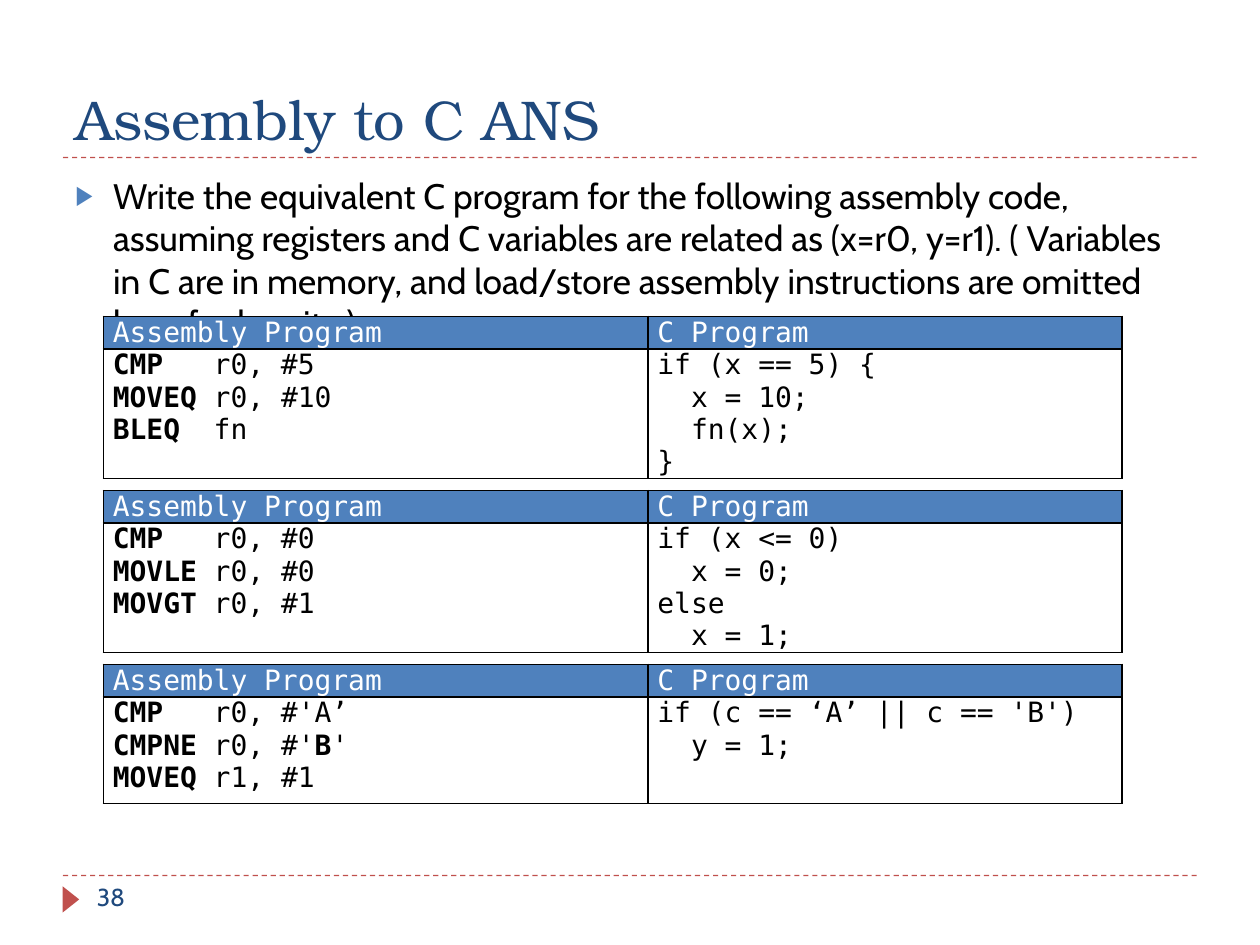
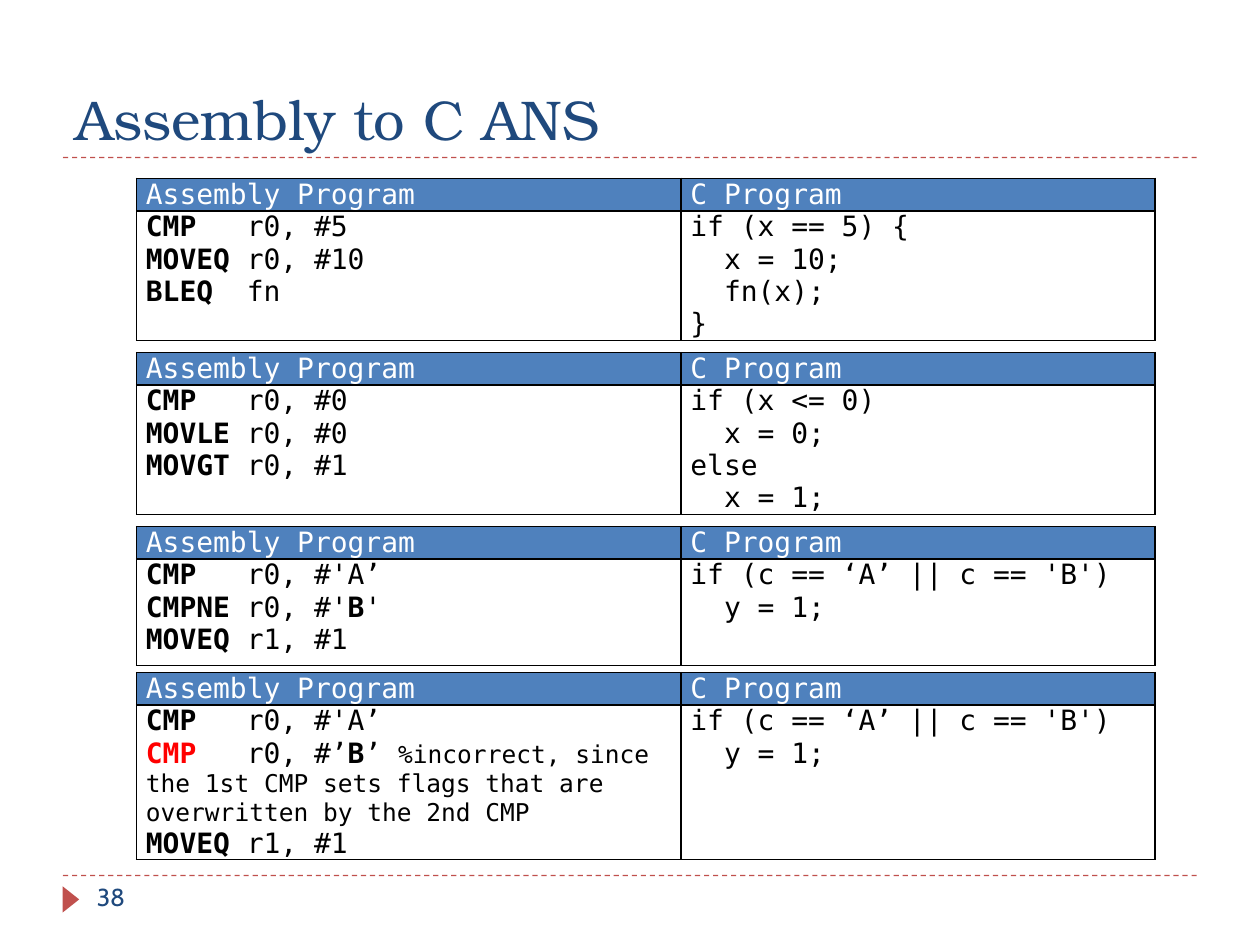
Before and after one commit to guhofstra/CSC111Fa25, a slide deck: slide 38 of PPTs/Ch6_ARM_Control_Flow_Exercises_ANS.pptx. Drawn at 1260x945 pixels with LibreOffice and Linux fonts; fonts in the diff are those of the drawing. Boxes give left, top, right and bottom in pixels: in the first picture for what was removed or moved away, otherwise in the second. Text is boxed around its words. In the diff, an @@ line names an element or a change of style, - is before the commit and + after.

```diff
--- a/PPTs/Ch6_ARM_Control_Flow_Exercises_ANS.pptx
+++ b/PPTs/Ch6_ARM_Control_Flow_Exercises_ANS.pptx
@@ text removed at [113,182,1161,302] @@
-▶ Write the equivalent C program for the following assembly code, assuming registers and C variables are related as (x=r0, y=r1). ( Variables in C are in memory, and load/store assembly instructions are omitted here for brevity.)
@@ 3 tables: place and size @@
-3 tables at [103,316,1121,804]
+3 tables at [136,179,1154,667]
@@ table added at [136,673,1154,866], 2 rows, 2 columns @@
+Assembly Program | C Program
+CMP r0, #'A’ / CMP r0, #’B’ %incorrect, since the 1st CMP sets flags that are overwritten by the 2nd CMP / MOVEQ r1, #1 | if (c == ‘A’ || c == 'B') / y = 1;
```
Also in this commit, not shown: 1 other slide changed, 2 other files.
